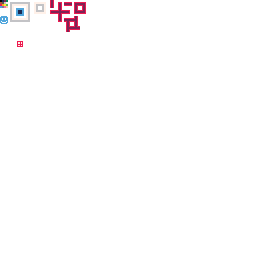
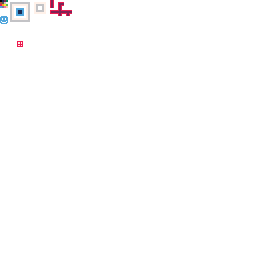
Revision of a layered w=256, h=256 image; what changed, layer by layer:
painted on "Tileset" over [58, 2, 86, 32]
